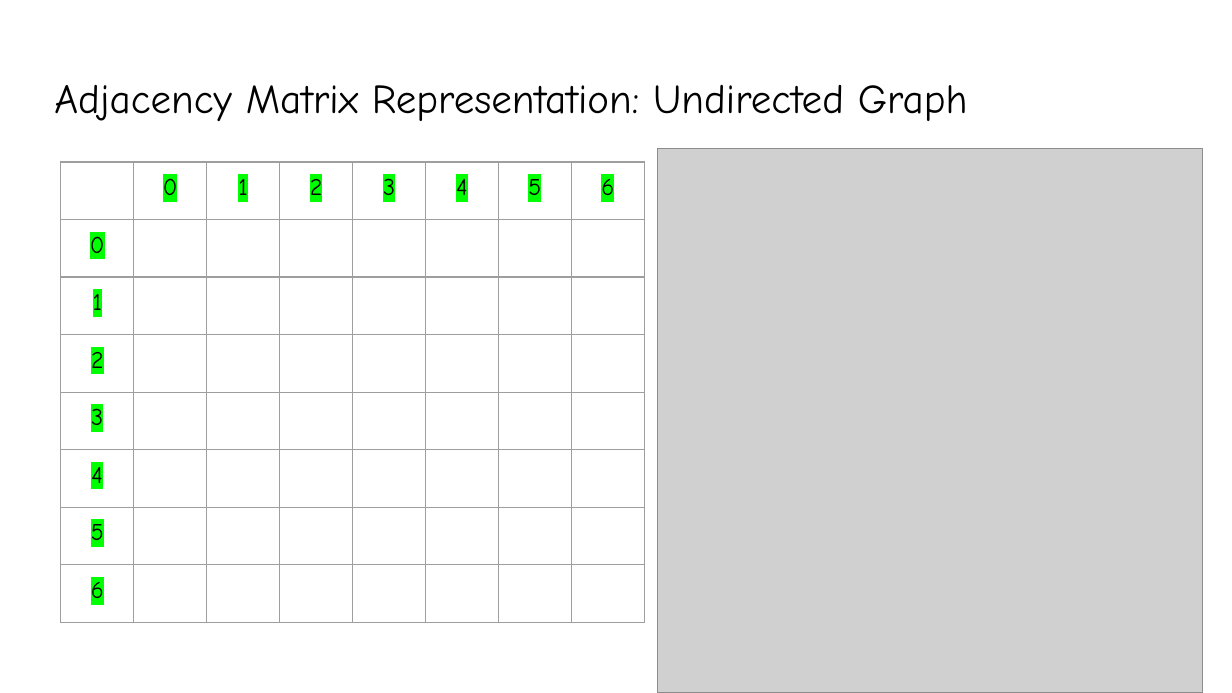
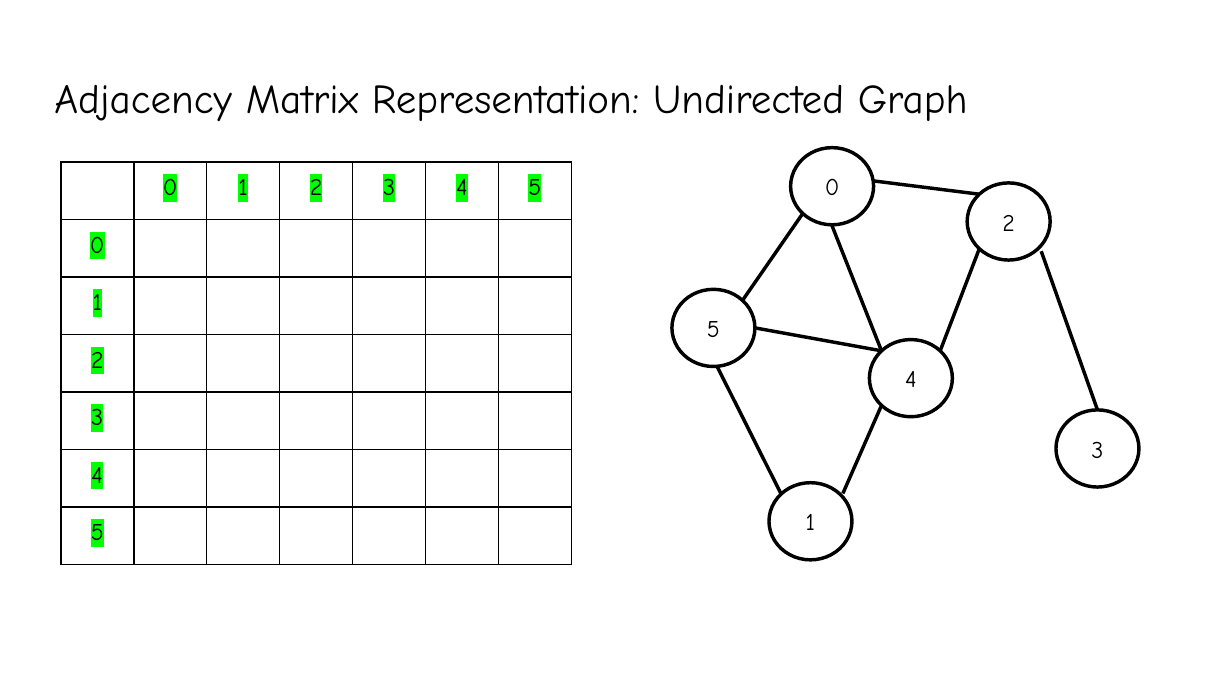
Before and after one commit to YeasirRayhanPrince/yeasirrayhanprince.github.io, a slide deck: slide 9 of cse106/slides/Lecture8.pptx. Drawn at 1232x693 pixels with LibreOffice and Linux fonts; fonts in the diff are those of the drawing; grey boxes stand for pictures. Boxes give left, top, right and bottom in pixels: in the first picture for what was removed or moved away, otherwise in the second. Text is boxed around its words. In the diff, an @@ line names an element or a change of style, - is before the commit and + after.

```diff
--- a/cse106/slides/Lecture8.pptx
+++ b/cse106/slides/Lecture8.pptx
@@ picture removed at [658, 149, 1202, 693] @@
@@ ellipse added at [791, 148, 873, 225], fill #FFFFFF, outline #000000 2 pt, 14 pt, text #000000 @@
+0
@@ table at [60, 161, 569, 564] @@
- | 0 | 1 | 2 | 3 | 4 | 5 | 6
-0 |  |  |  |  |  |  | 
-1 |  |  |  |  |  |  | 
-2 |  |  |  |  |  |  | 
-3 |  |  |  |  |  |  | 
-4 |  |  |  |  |  |  | 
-5 |  |  |  |  |  |  | 
-6 |  |  |  |  |  |  | 
+ | 0 | 1 | 2 | 3 | 4 | 5
+0 |  |  |  |  |  | 
+1 |  |  |  |  |  | 
+2 |  |  |  |  |  | 
+3 |  |  |  |  |  | 
+4 |  |  |  |  |  | 
+5 |  |  |  |  |  | 
@@ table: place and size @@
-table at [60, 161, 642, 622]
+table at [60, 161, 569, 564]
@@ line added from (979, 195) to (873, 181), #000000 2 pt @@
@@ ellipse added at [967, 182, 1050, 260], fill #FFFFFF, outline #000000 2 pt, 14 pt, text #000000 @@
+2
@@ line added from (743, 299) to (803, 213), #000000 2 pt @@
@@ line added from (832, 224) to (882, 351), #000000 2 pt @@
@@ line added from (940, 351) to (979, 249), #000000 2 pt @@
@@ line added from (1041, 251) to (1098, 410), #000000 2 pt @@
@@ ellipse added at [671, 290, 754, 367], fill #FFFFFF, outline #000000 2 pt, 14 pt, text #000000 @@
+5
@@ line added from (755, 328) to (882, 351), #000000 2 pt @@
@@ ellipse added at [870, 340, 952, 418], fill #FFFFFF, outline #000000 2 pt, 14 pt, text #000000 @@
+4
@@ line added from (717, 366) to (781, 494), #000000 2 pt @@
@@ line added from (843, 494) to (882, 405), #000000 2 pt @@
@@ ellipse added at [1056, 410, 1138, 488], fill #FFFFFF, outline #000000 2 pt, 14 pt, text #000000 @@
+3
@@ ellipse added at [769, 483, 851, 561], fill #FFFFFF, outline #000000 2 pt, 14 pt, text #000000 @@
+1
```
Also in this commit, not shown: 36 other slides changed, 6 slides added, 7 other files.
